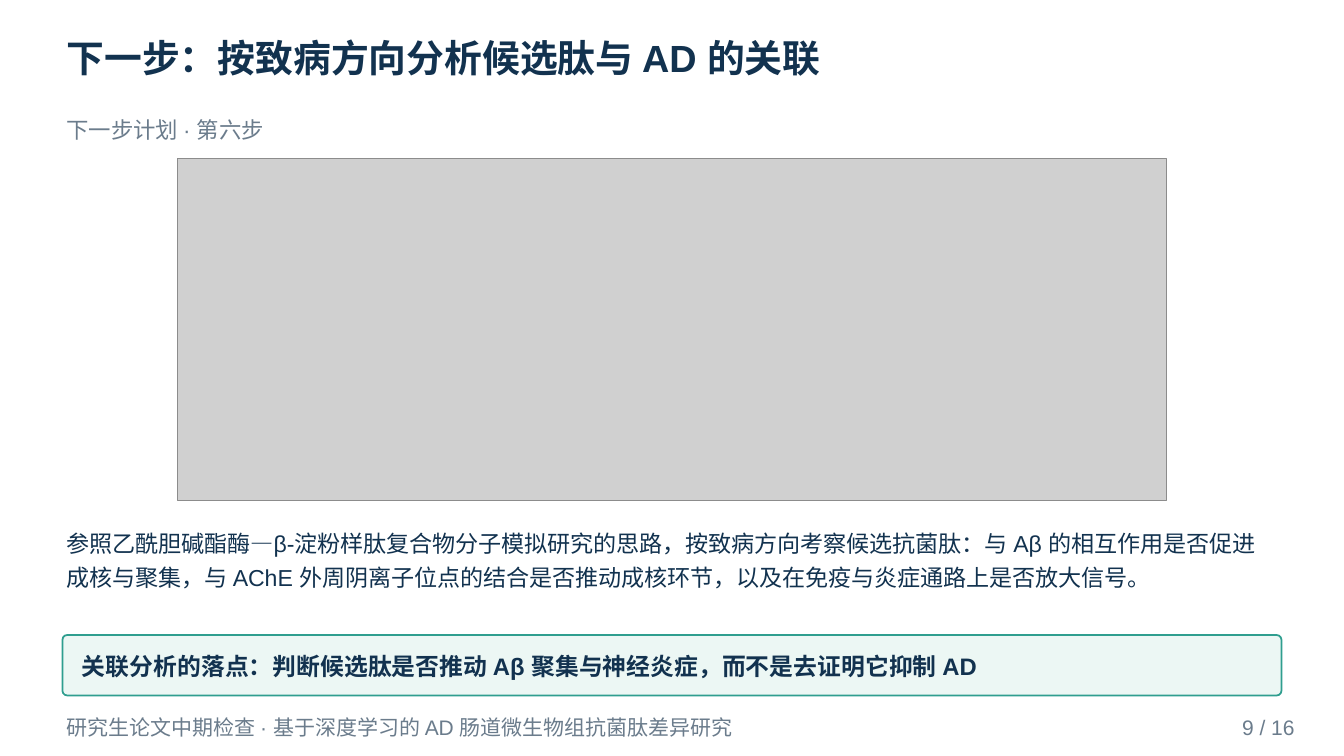
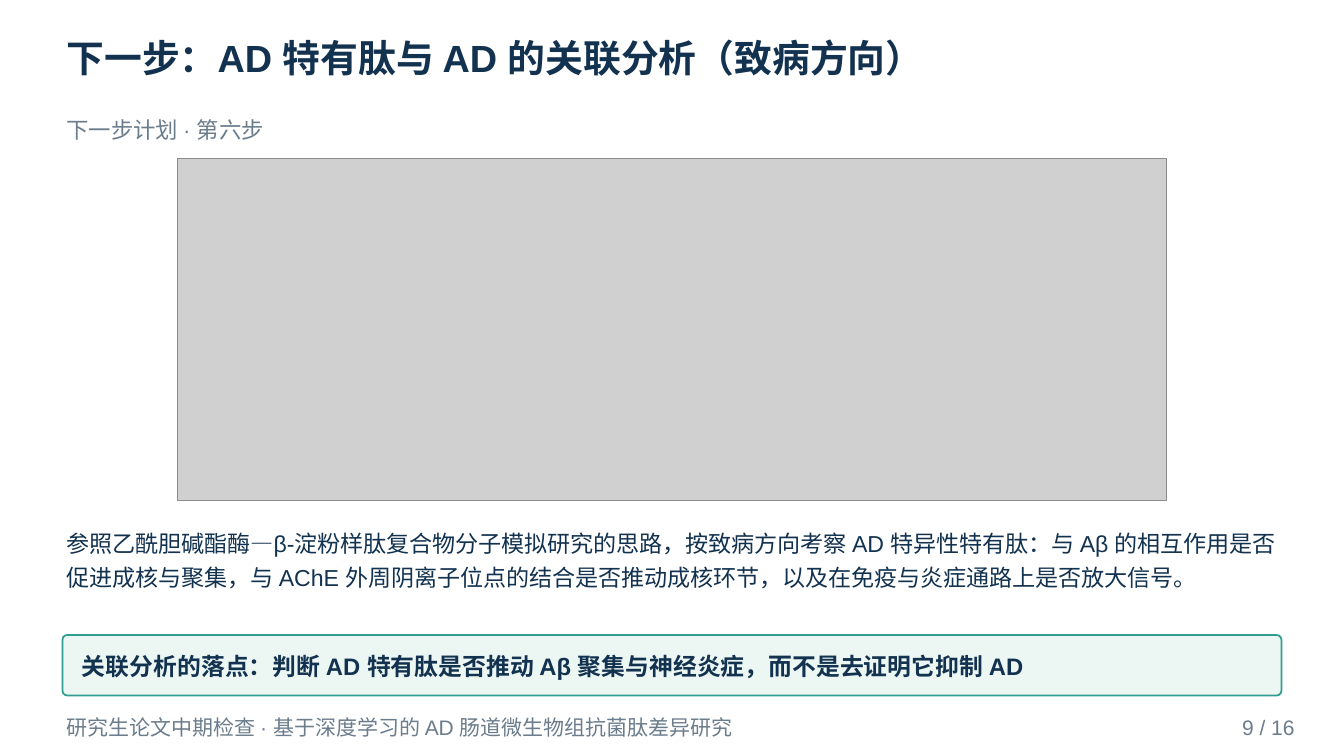
Before and after one commit to mqgg5630-cyber/zhongqi, a slide deck: slide 9 of deliverable/中期答辩_A_学术蓝.pptx. Drawn at 1344x756 pixels with LibreOffice and Linux fonts; fonts in the diff are those of the drawing; grey boxes stand for pictures. Boxes give left, top, right and bottom in pixels: in the first picture for what was removed or moved away, otherwise in the second. Text is boxed around its words. In the diff, an @@ line names an element or a change of style, - is before the commit and + after.

Commit message:
PPT/docx 按老师意见整改：AD 特异性特有肽、删减三页、补检查小组
- 研究对象统一为“AD 特异性特有抗菌肽”（AD 组特有）：流程页第 ⑨/⑩ 步、
  去重页、机制页、A/B—G 各版 PPT 与 4 份 docx、（60 条文献的）机制说明一致
- 关联分析落点改为“AD 特有肽与 AD 的关联”，全仓不再出现“给出候选优先序”
- 中间版 2（最终答辩 PPT）删掉“与开题计划相比”“八个问题逐一作答”“文献支撑一览”
  三页，机制页只留七环逻辑链与 AChE–Aβ 动力学，共 11 页，谢谢页仍在最后
- 流程页写明 MetaBAT2 · MaxBin2 · CONCOCT 三个分箱算法 + metaWRAP 提纯
- 检查小组成员填入 4 份 docx 与单页签字页：组长 李向阳，组员 江婷婷、孙杰、高洪伟
- 新增文献 [59] iScience 2026、[60] Front Aging Neurosci 2024 支撑“AD 组特异”，
  并把“无 AD 特有抗菌肽直接报道”写成边界
- check_all / check_ppt / check_layout / check_consistency / check_ps1 全通过（0 soft warning）

```diff
--- a/deliverable/中期答辩_A_学术蓝.pptx
+++ b/deliverable/中期答辩_A_学术蓝.pptx
@@ text at (67, 39, 924, 76): text changed @@
-下一步：按致病方向分析候选肽与 AD 的关联
+下一步：AD 特有肽与 AD 的关联分析（致病方向）
@@ text at (67, 532, 1276, 589): text changed @@
-参照乙酰胆碱酯酶—β-淀粉样肽复合物分子模拟研究的思路，按致病方向考察候选抗菌肽：与 Aβ 的相互作用是否促进成核与聚集，与 AChE 外周阴离子位点的结合是否推动成核环节，以及在免疫与炎症通路上是否放大信号。
+参照乙酰胆碱酯酶—β-淀粉样肽复合物分子模拟研究的思路，按致病方向考察 AD 特异性特有肽：与 Aβ 的相互作用是否促进成核与聚集，与 AChE 外周阴离子位点的结合是否推动成核环节，以及在免疫与炎症通路上是否放大信号。
@@ text in rounded rectangle at (82, 654, 1023, 680): text changed @@
-关联分析的落点：判断候选肽是否推动 Aβ 聚集与神经炎症，而不是去证明它抑制 AD
+关联分析的落点：判断 AD 特有肽是否推动 Aβ 聚集与神经炎症，而不是去证明它抑制 AD
```
Also in this commit, not shown: 7 other slides changed, 46 other files.
